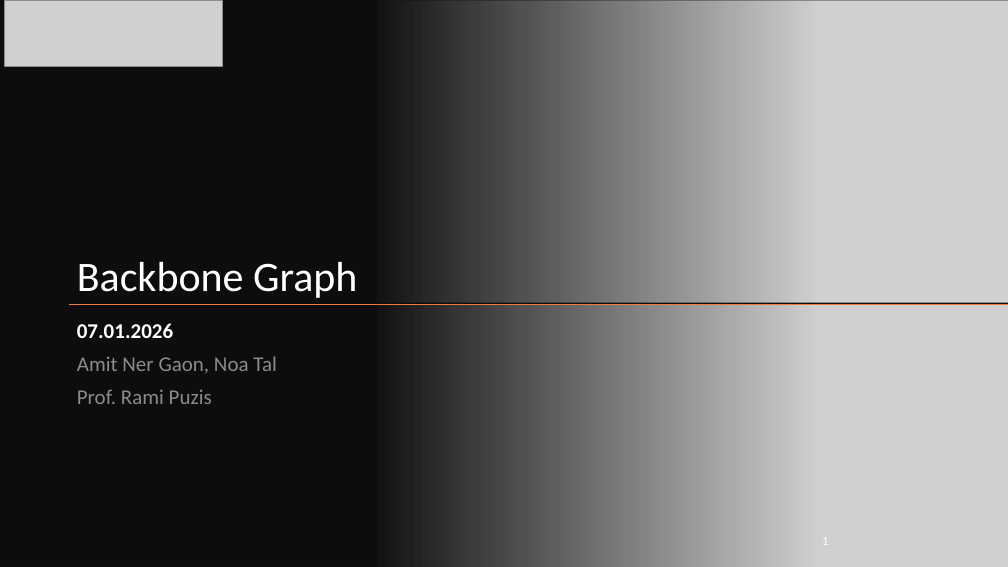
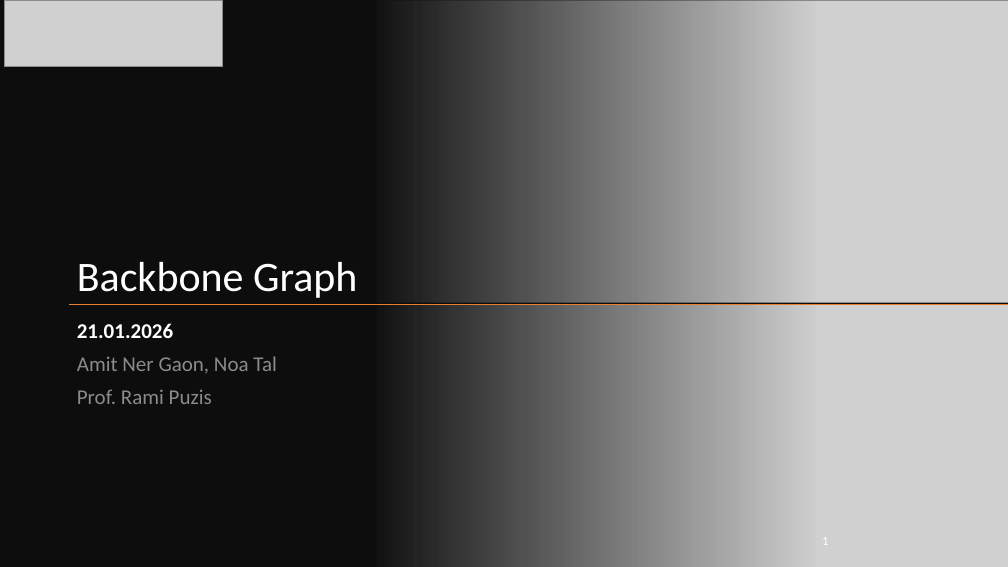
Before and after one commit to NoaTal1996/Backbone-Graph, a slide deck: slide 1 of docs/cbg_saback.pptx. Drawn at 1008x567 pixels with LibreOffice and Linux fonts; fonts in the diff are those of the drawing; grey boxes stand for pictures; background and template pictures are left out. Boxes give left, top, right and bottom in pixels: in the first picture for what was removed or moved away, otherwise in the second. Text is boxed around its words. In the diff, an @@ line names an element or a change of style, - is before the commit and + after.

```diff
--- a/docs/cbg_saback.pptx
+++ b/docs/cbg_saback.pptx
@@ subtitle at box(77, 323, 173, 338): text changed @@
-07.01.2026
+21.01.2026
```
Also in this commit, not shown: 2 slides added.
